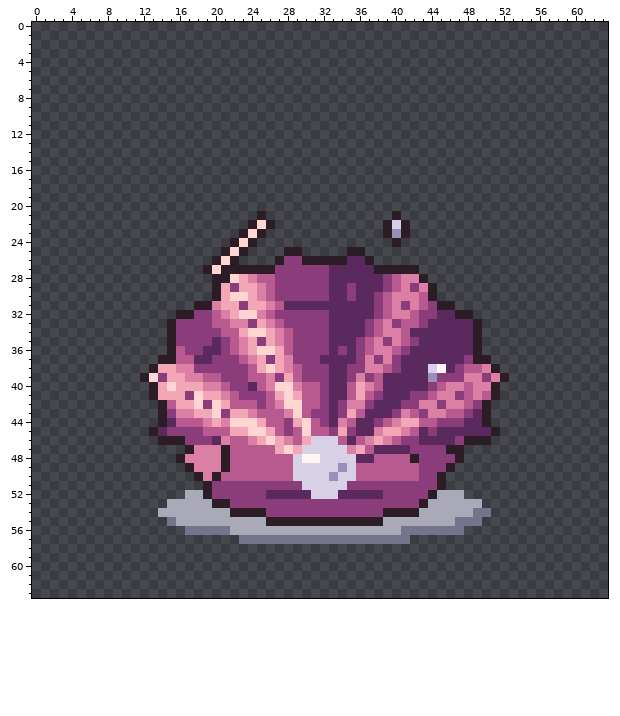
Two states of a pixel-art file, aseprite-source/v3/items/final/ph/tide-shell.aseprite. This is how it looked before the edit.
64x64 pixels, 1 frame. Colours within 5 levels of each other are drawn and written as one.
Now the later version:
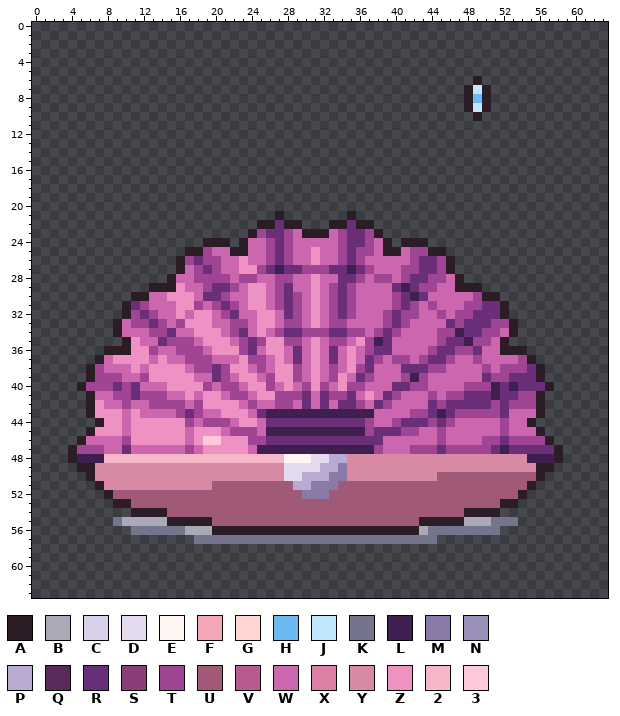
Palette (. is transparent): A #2b1c26  B #aaa9b8  C #d8d0e6  D #e4dcee  E #fff6f4  F #f2a6b6  G #ffd6d2  H #6cb8f0  J #bfe8ff  K #74758c  L #3e1f4f  M #8a7aa8  N #9a8fb8  P #b8aad0  Q #5a2a5e  R #6a2f78  S #8a3d7a  T #a04594  U #a05a78  V #b85a90  W #cc66ae  X #dc7fa4  Y #d889a4  Z #ee92c4  2 #f6b8c8  3 #ffc8dc
The exact change:
Changed rows in their new state; - is an unchanged pixel.
first column x 48:
 6 -A-
 7 AJA
 8 AHA
 9 AJA
10 -A-
first column x 4:
21 ---------------------.-A-------A----.------------------
22 --------------------.A-RAA---AARAA-...-----------------
23 -------------------.ATRRTWAAAWTRRTA...-----------------
24 ---------------AAA.AWWTRTWWWWWTRRTWA.AAA---------------
25 -------------AATWWA-WWTRTWWZWWTRTTWAAWTTAA-------------
26 ------------ATRTTWWZWWTRTWWZWWTRTWWWWWTRRTA------------
27 ------------AWTRTWWZZTRLRRTTTRRLRTWWWTTRRTA------------
28 -----------AWWTTTTWTTWWTTWWZWWRRTWTTWTRRTTWA-----------
29 ---------AAAZWWTRRTWZZWTRWWZWTRTWWWWRLRTTWWAAA---------
30 -------AAWWZZZWRRTWWZZWTRTWZWTRTWWWWTRLRWWWWWTAA-------
31 ------ARTWWWZZTWTRTWZZWTRTWZWTRTWWWWTRTWTWWWTTRRA------
32 ------ATRTWWZWZZWTRWWZZWRTWZWTRTWWWTRTTWWTWTTRRRA------
33 -----AWTTRTWTZZZWWTTWZZWTTWZWTTWWWWTRTWWWWRTRRRTTA-----
34 -----AWWWTTRWWZZZWTRWZWTRRTTTRRTTWTRTWWWWTTLRRTTWA-----
35 ------AZWWRTTTWZZZWTRTZZTTWZWTTWZTLRWWWWWTRRLTTWA------
36 ----AAAZZTWWTTTWZZZTRWZZWRWZWRWZWTRRWWWWTRRTTRWWAAA----
37 ---AWZZZZWZWWTTTWWWZTTWZWRWZWRWZWRTWTTWTRRTWWTWWWWTA---
38 --ATWWWZWZZZZWTTRTZZWTWZZTWZWTWZTRWWWRRRTTWWWWTWTTTRA--
39 --ATTTWWTZZZZZWWRTWZZWTZZTWZWTZWRTWWWTLTWWWWWWRTTRRRA--
40 -ATTTRTRWWWZZZZTWTTWZZTWZWTZTWZTTWWWRRTTWWWWTTTLRLRRRA-
41 --AWWTTRTTTWWZWZZWTTWZZTTTRWRTTRWZWRTWWWTWTTRRRLRRTTA--
42 --AZWWTWWTTTTWTZZZZWTWWTTWRWRWRRTWRTWWWWRTRRRRRTRTTTA--
43 --AZZZWZWWWWTRTWWZZZWRLLLLLLLLLLLLWWWWTTRLRTTTTTRWWWA--
44 ---AZZWZZZZZZTWTTTWZZWRRRRRRRRRRRTWWTRRRTRTWWWWWTWWA---
45 --AZZZWZZZZZZWZZZWTTTWLLLLLLLLLLLTRRRTTWWTWWWWWWTWWWA--
46 -AWWWWTZZZZZZWZ33ZZZTTRRRRRRRRRRRRRWWWWWWTWWWWTTRTTTTA-
47 ATTTWWRWWWWWWTWZZZZZWLLLLLLLLLLLLLTWWWTTTRTTTTTRLRRRRRA
48 ALLL22222222222222222222EE-DDPPYYYYYYYYYYYYYYYYYYYYLLLA
49 -AAYYYYYYYYYYYYYYYYYYYYYDDDDPPMYYYYYYYYYYYYYYYYYYYYYAA-
50 --AYYYYYYYYYYYYYYYYYYYYYDDPPPMMYYYYYYYYYYUUUUUUUUUUUA--
51 ---AYYYYYYYYYYYYUUUUUUUUUPPMMMUUUUUUUUUUUUUUUUUUUUUA---
52 ----AUUUUUUUUUUUUUUUUUUUUUMMMUUUUUUUUUUUUUUUUUUUUUA----
53 -----AAUUUUUUUUUUUUUUUUUUUUUUUUUUUUUUUUUUUUUUUUUAA-----
54 -------AAAAUUUUUUUUUUUUUUUUUUUUUUUUUUUUUUUUUAAAA-------
55 -----KBBBBBAAAAAUUUUUUUUUUUUUUUUUUUUUUUAAAAABBBKKK-----
56 -------KKKKKKBBBAAAAAAAAAAAAAAAAAAAAAAAB----KKKK-------
57 --------------KKKKK-------------------KKK--------------
Where, in picture pixels (left, top, right, bottom), the same in both pictures:
added: (464, 76, 491, 121)
changed: (68, 211, 563, 544)
